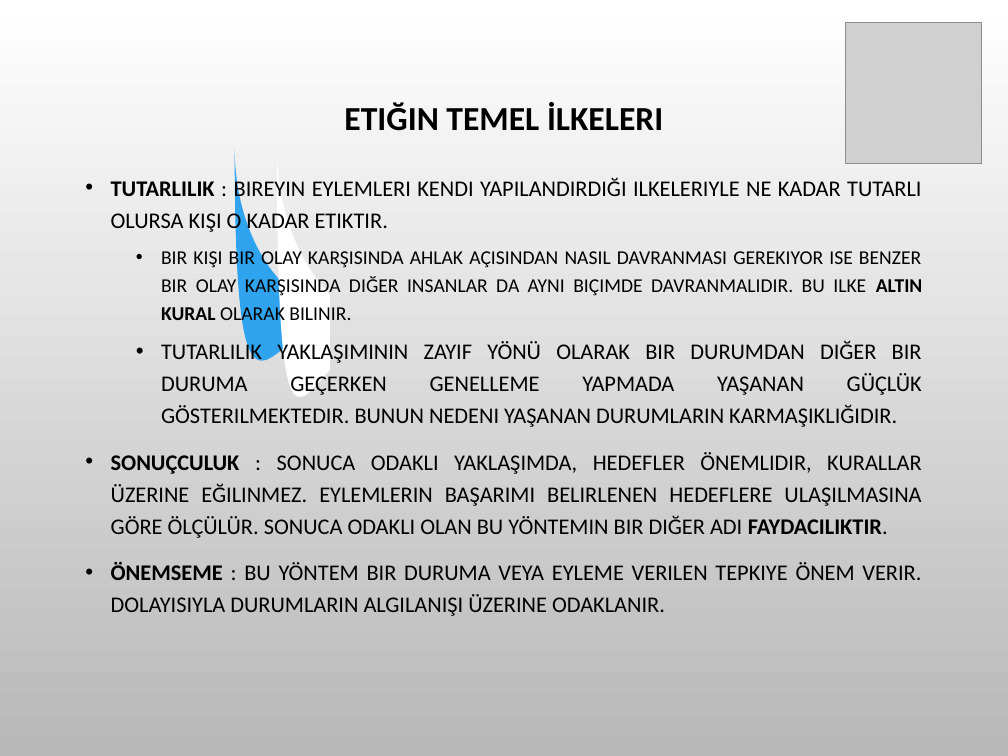
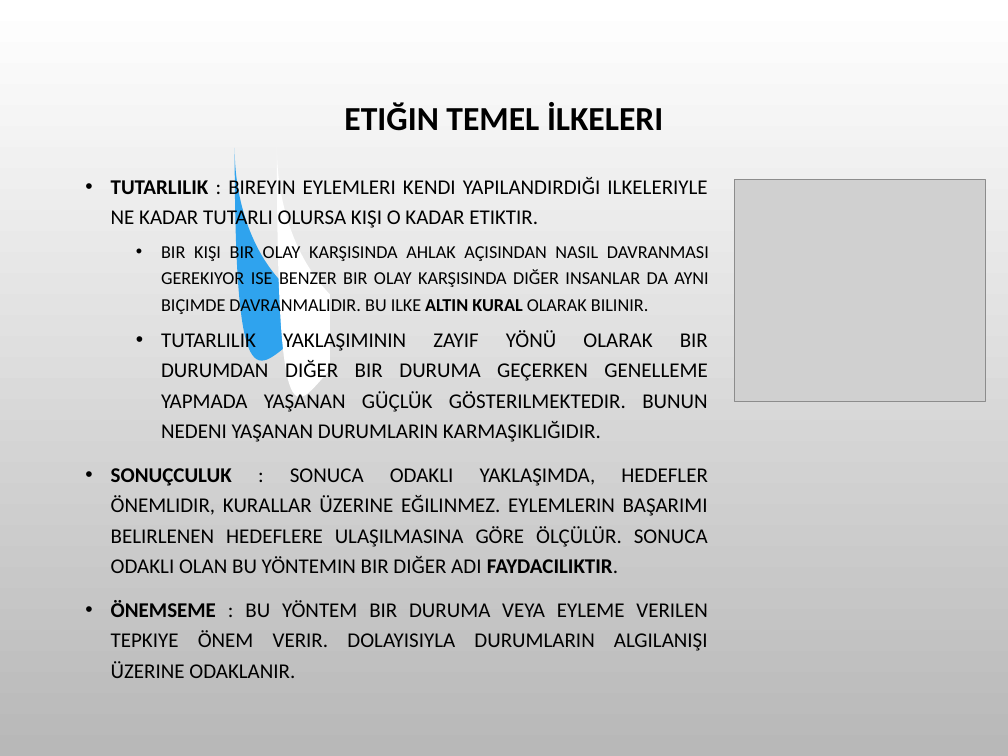
Before and after one commit to SevdanurGENC/20-21-Lecture-Notes, a slide deck: slide 8 of 2. Bolum - Meslek Etigi - Ahlak ve Etik.ppt. Drawn at 1008x756 pixels with LibreOffice and Linux fonts; fonts in the diff are those of the drawing; grey boxes stand for pictures; background and template pictures are left out. Boxes give left, top, right and bottom in pixels: in the first picture for what was removed or moved away, otherwise in the second. Text is boxed around its words. In the diff, an @@ line names an element or a change of style, - is before the commit and + after.

```diff
--- a/2. Bolum - Meslek Etigi - Ahlak ve Etik.ppt
+++ b/2. Bolum - Meslek Etigi - Ahlak ve Etik.ppt
@@ text "TUTARLILIK : BIREYIN EYLEMLERI KENDI ..." at [111, 177, 709, 678]: size 16 to 15 pt in "TUTARLILIK : BIREYIN EYLEMLERI KENDI YAPILANDIRDIĞI ILKELERI ...", "TUTARLILIK YAKLAŞIMININ ZAYIF YÖNÜ OLARAK BIR DURUMDAN ...", "SONUÇCULUK : SONUCA ODAKLI YAKLAŞIMDA, HEDEFLER ÖNEMLIDIR, ...", "ÖNEMSEME : BU YÖNTEM BIR DURUMA VEYA ..."; size 14 to 13 pt in "BIR KIŞI BIR OLAY KARŞISINDA AHLAK AÇISINDAN ..." @@
@@ picture: place and size @@
-picture at [846, 23, 982, 164]
+picture at [734, 179, 985, 401]
```
Also in this commit, not shown: 4 other slides changed, 12 other files.
